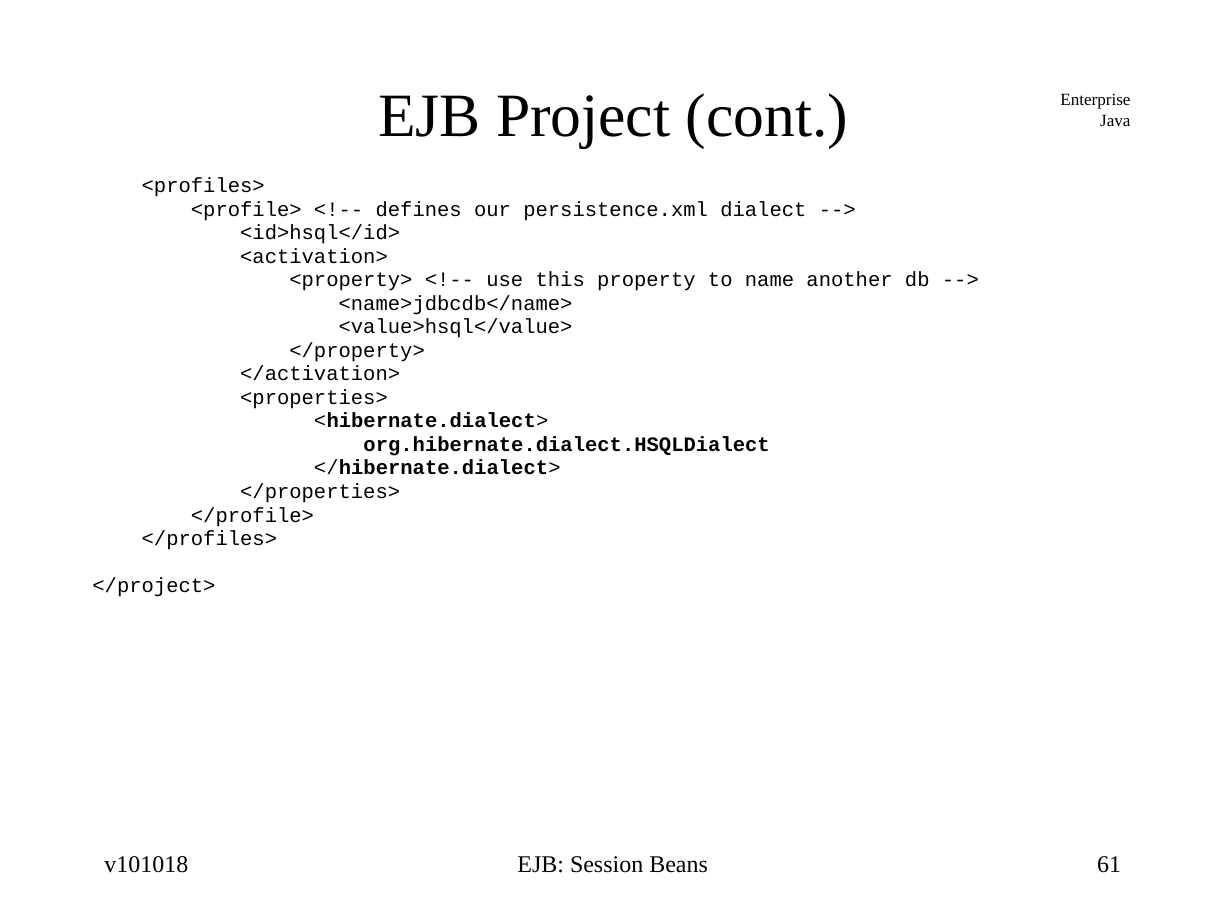
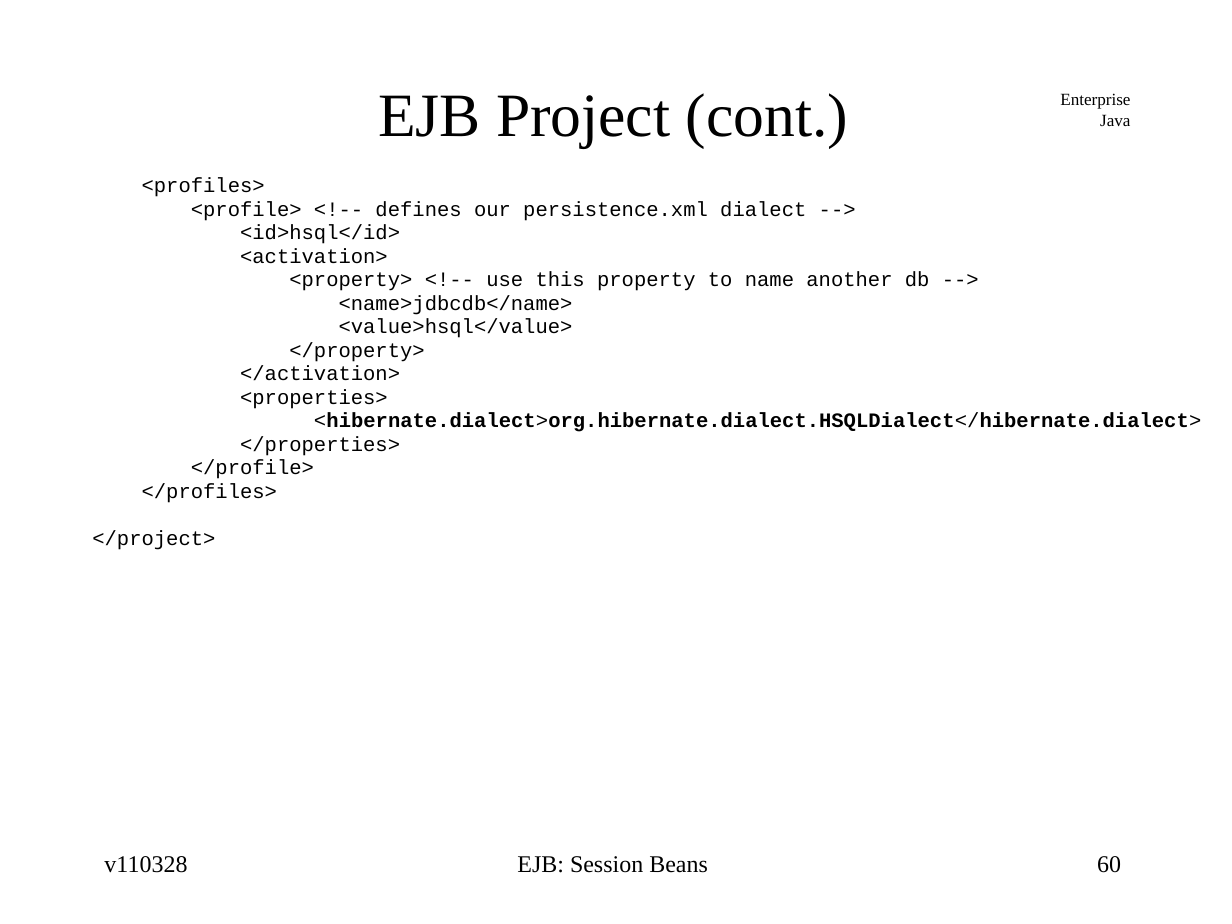
Before and after one commit to jcstaff/ejava-javaee, a slide deck: slide 60 of ejbsessionBank/src/site/resources/lectures/ejbSession.ppt (slide 61 before the commit). Drawn at 1232x924 pixels with LibreOffice and Linux fonts; fonts in the diff are those of the drawing. Boxes give left, top, right and bottom in pixels: in the first picture for what was removed or moved away, otherwise in the second. Text is boxed around its words. In the diff, an @@ line names an element or a change of style, - is before the commit and + after.

```diff
--- a/ejbsessionBank/src/site/resources/lectures/ejbSession.ppt
+++ b/ejbsessionBank/src/site/resources/lectures/ejbSession.ppt
@@ text at <box>314,413,1201,432</box>: text changed @@
-<hibernate.dialect>
-org.hibernate.dialect.HSQLDialect
-</hibernate.dialect>
+<hibernate.dialect>org.hibernate.dialect.HSQLDialect</hibernate.dialect>
@@ text at <box>104,856,187,873</box>: text changed @@
-v101018
+v110328
@@ page number at <box>1097,856,1121,873</box>: text changed @@
-61
+60
```
Also in this commit, not shown: 74 other slides changed, 2 slides added, 1 slide removed, 2 other files.
